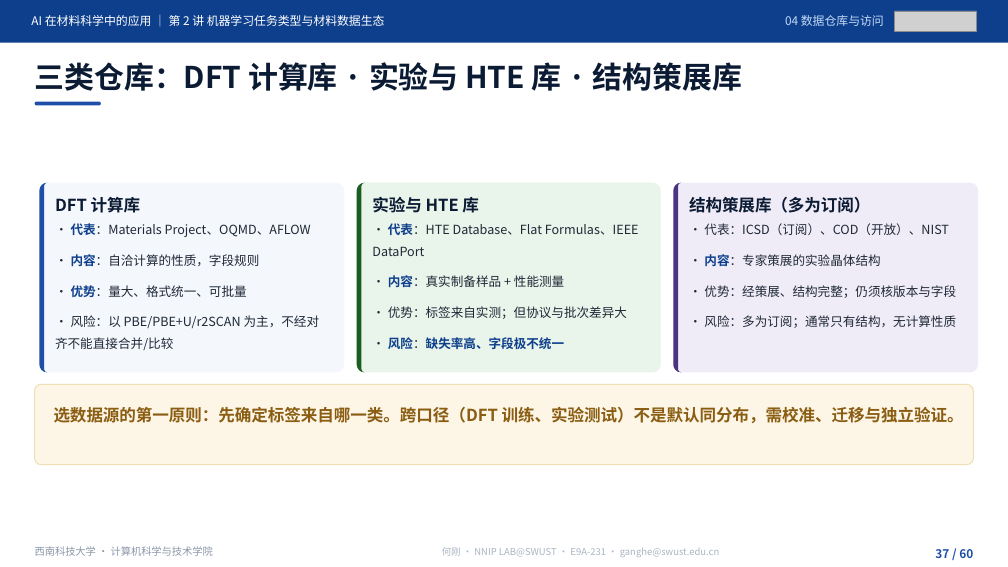
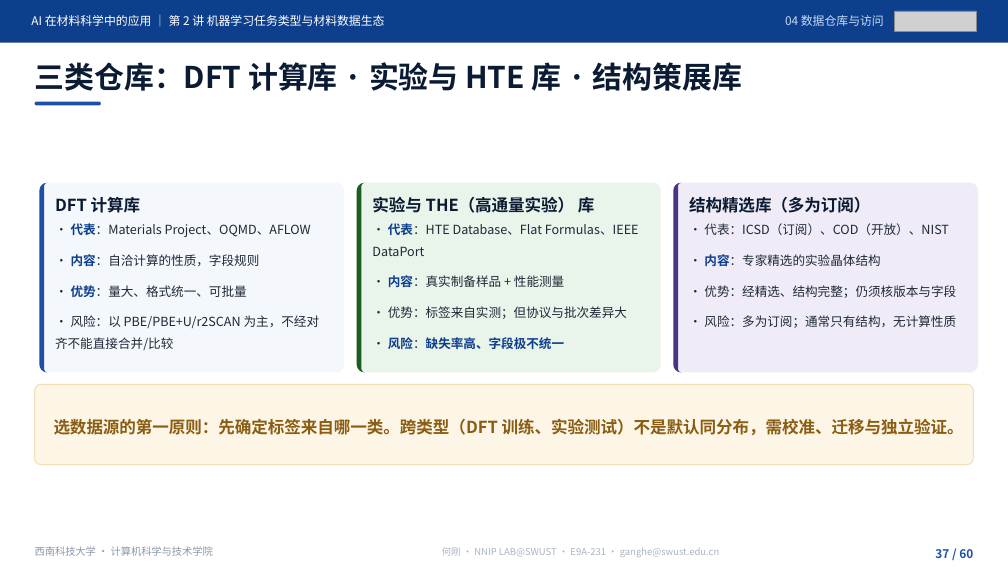
Before and after one commit to cosfrist/Applications-of-Artificial-Intelligence-in-Materials-Science-SWUST, a slide deck: slide 37 of lectures/02-机器学习任务类型与材料数据生态/AI在材料科学中的应用-第2讲 机器学习任务类型与材料数据生态-V5.pptx. Drawn at 1008x567 pixels with LibreOffice and Linux fonts; fonts in the diff are those of the drawing; grey boxes stand for pictures. Boxes give left, top, right and bottom in pixels: in the first picture for what was removed or moved away, otherwise in the second. Text is boxed around its words. In the diff, an @@ line names an element or a change of style, - is before the commit and + after.

Commit message:
第2讲课件按 2026-11-19 手动更新，配套文件同步
课件（8,774,546 → 8,739,397 B，SHA f12647c3…，仍 60 页）
- 术语统一：结构「策展库」→「精选库（Curated）」，P36—P39 相关表述同步改写
- P36 六问重写（开放/混合/订阅、访问方式、策展程度、规模覆盖、数据类型、FAIR）
- 页标题改写：P40「规模怎么读…」→「数据集规模」、P41「材料数据资源清单：从哪里找数据」→「材料数据资源清单」、
  P59 去「（10 分钟）」、P60「本讲小结、常见误区与下讲预告」→「本讲小结与下讲预告」
- 化学式改真下标：MAPbI3→MAPbI₃、ABX3→ABX₃、LiFePO4→LiFePO₄；P51 PCE 公式 Jsc/Voc/Pin 改下标
- 配图替换 P35、P36、P44、P49、P51：图片对象 91 → 94，唯一媒体 31 → 34

配套
- 讲义：按新备注重建 P2、P37、P44、P48、P51 五段；5 个页标题同步；
  备注里三处文本粘连（P37 的 HTE 注释、P48 的「甲基铵碘化铅」、P51 的 PCE 注释）只在原字符间插入换行，未改字
- 授课路线：5 个页标题同步
- source_index §6：按新课件重建 34 行（94 个图片对象、34 个唯一媒体、60 页眉）
- SHA256 清单：课件/讲义/路线/索引四行重算，复算 6/6 一致
- README：版本改 2026-11-19，新增修订说明，并更正上一轮遗留的「可见文字与备注未变」错误表述

```diff
--- a/lectures/02-机器学习任务类型与材料数据生态/AI在材料科学中的应用-第2讲 机器学习任务类型与材料数据生态-V5.pptx
+++ b/lectures/02-机器学习任务类型与材料数据生态/AI在材料科学中的应用-第2讲 机器学习任务类型与材料数据生态-V5.pptx
@@ text at <box>372,195,595,217</box>: text changed @@
-实验与 HTE 库
+实验与 THE（高通量实验） 库
@@ text at <box>689,197,871,213</box>: text changed @@
-结构策展库（多为订阅）
+结构精选库（多为订阅）
@@ text at <box>704,254,880,266</box>: text changed @@
-· 内容：专家策展的实验晶体结构
+· 内容：专家精选的实验晶体结构
@@ text at <box>704,285,956,298</box>: text changed @@
-· 优势：经策展、结构完整；仍须核版本与字段
+· 优势：经精选、结构完整；仍须核版本与字段
@@ text at <box>54,419,964,435</box>: text changed @@
-选数据源的第一原则：先确定标签来自哪一类。跨口径（DFT 训练、实验测试）不是默认同分布，需校准、迁移与独立验证。
+选数据源的第一原则：先确定标签来自哪一类。跨类型（DFT 训练、实验测试）不是默认同分布，需校准、迁移与独立验证。
```
Also in this commit, not shown: 16 other slides changed, 5 other files.
